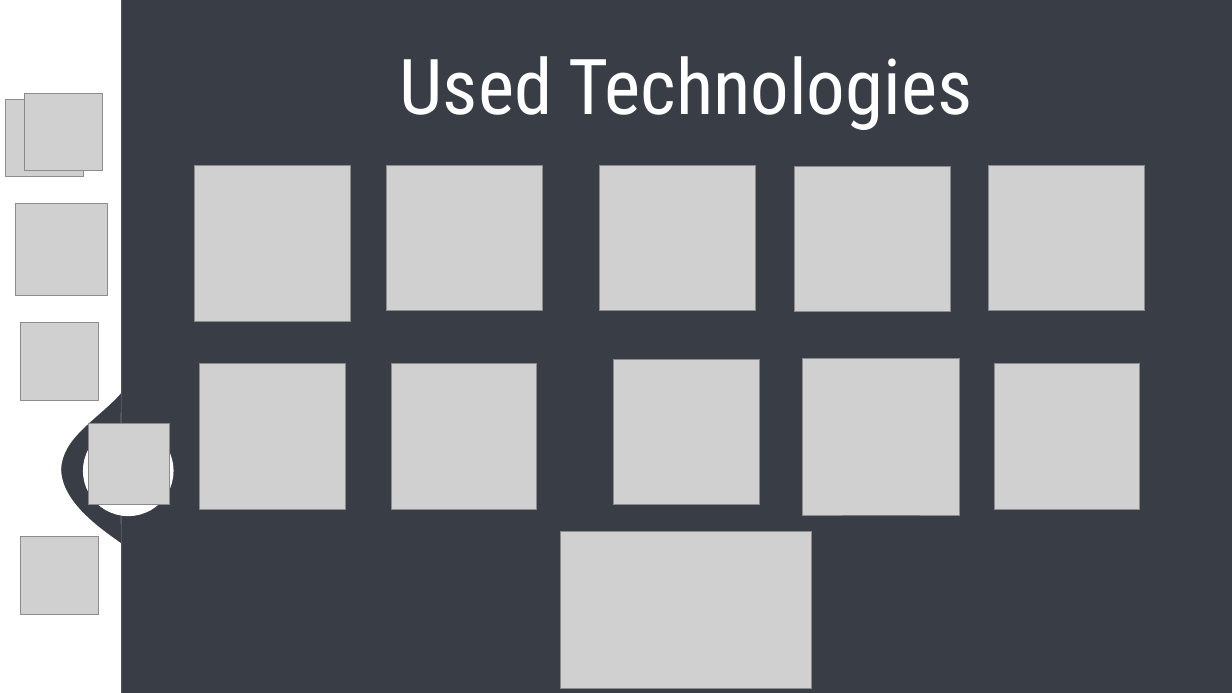
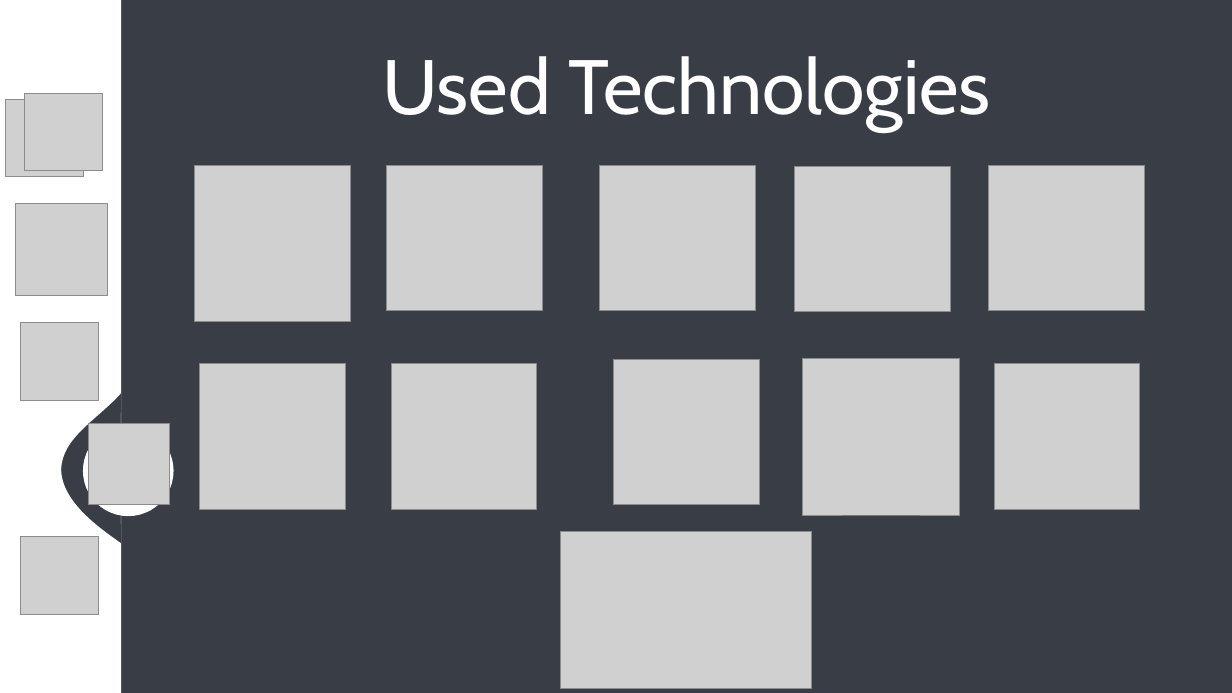
Before and after one commit to TYAtanasov21/Chemistry_Clash, a slide deck: slide 4 of documents/Presentation - Chemistry clash.pptx. Drawn at 1232x693 pixels with LibreOffice and Linux fonts; fonts in the diff are those of the drawing; grey boxes stand for pictures; background and template pictures are left out. Boxes give left, top, right and bottom in pixels: in the first picture for what was removed or moved away, otherwise in the second. Text is boxed around its words. In the diff, an @@ line names an element or a change of style, - is before the commit and + after.

```diff
--- a/documents/Presentation - Chemistry clash.pptx
+++ b/documents/Presentation - Chemistry clash.pptx
@@ title "Used Technologies" at <box>382,56,991,131</box>: font Roboto Condensed to Cabin @@
```
Also in this commit, not shown: 3 other slides changed, 2 other files.
